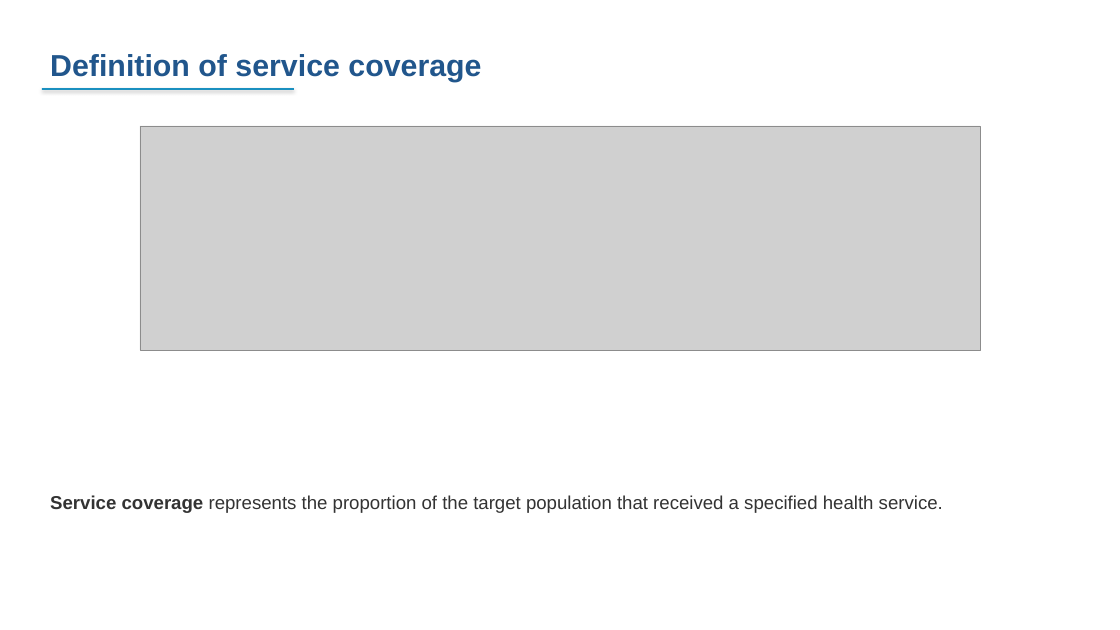
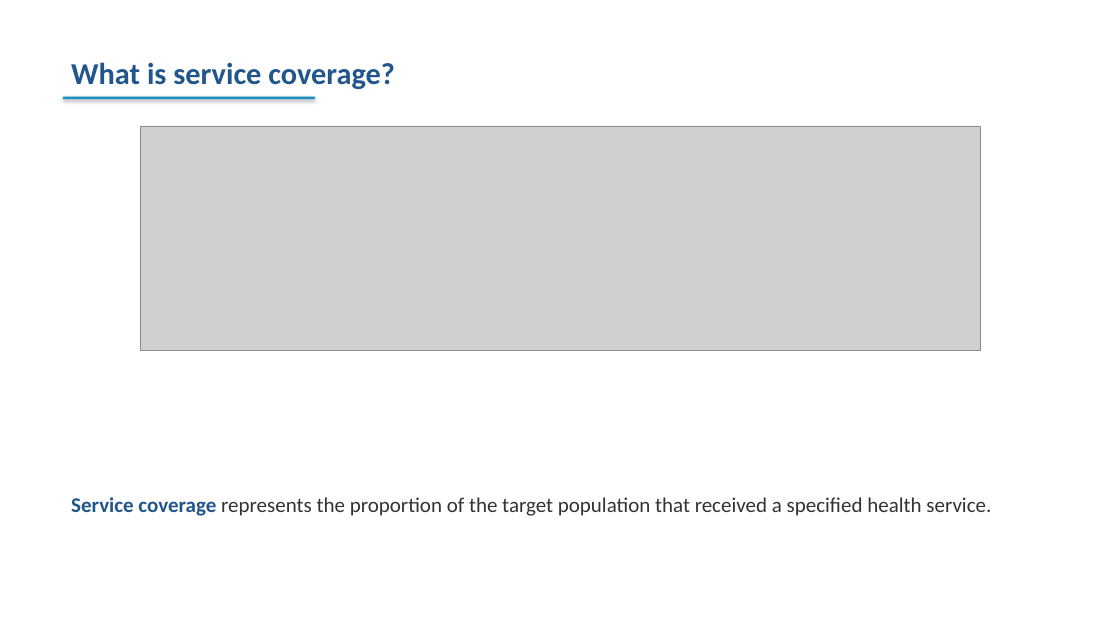
Before and after one commit to FASTR-Analytics/fastr-resource-hub, a slide deck: slide 87 of outputs/2026-zambia_deck.pptx (slide 73 before the commit). Drawn at 1120x630 pixels with LibreOffice and Linux fonts; fonts in the diff are those of the drawing; grey boxes stand for pictures. Boxes give left, top, right and bottom in pixels: in the first picture for what was removed or moved away, otherwise in the second. Text is boxed around its words. In the diff, an @@ line names an element or a change of style, - is before the commit and + after.

```diff
--- a/outputs/2026-zambia_deck.pptx
+++ b/outputs/2026-zambia_deck.pptx
@@ text at (71,62,395,89): text changed; font Arial to Calibri @@
-Definition of service coverage
+What is service coverage?
@@ rectangle: place and size @@
-rectangle at (42,88,294,90)
+rectangle at (63,97,315,99)
@@ text "Service coverage represents the proportion ...": place and size @@
-text "Service coverage represents the proportion ..." at (50,495,943,513)
+text "Service coverage represents the proportion ..." at (71,497,991,516)
@@ text "Service coverage represents the proportion ..." at (71,497,991,516): size 16 to 18 pt, font Arial to Calibri; text colour #333333 to #21568C in "Service coverage"; more space between paragraphs @@
```
Also in this commit, not shown: 94 other slides changed, 34 slides added, 19 slides removed, 47 other files.
